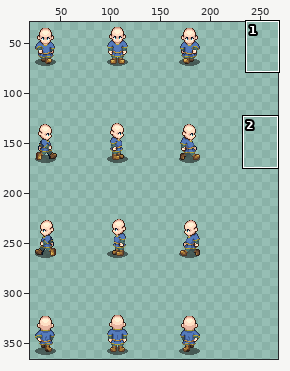
Sprite sheet, stored at Template_24x24_test_walk.png. Above, an overview of the earlier version with the close-up marked.
Close-up. Before:
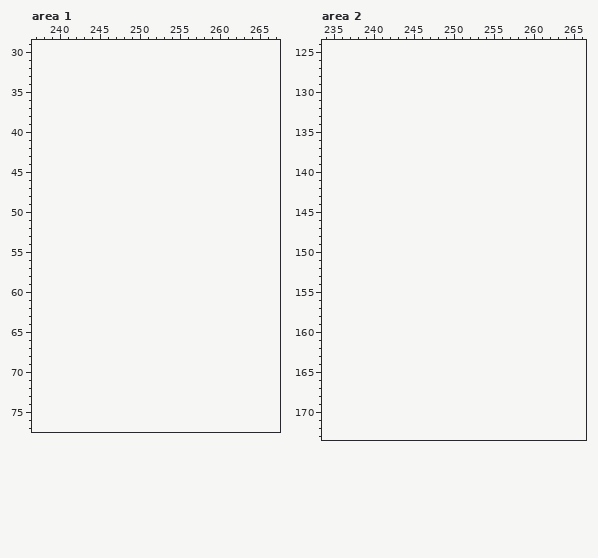
The file is 216x384 pixels. Colours within 5 levels of each other are drawn and written as one. Shown: area 1: x 237..267, y 29..77; area 2: x 234..266, y 124..173. The old version is drawn lined up with the new one, on the new canvas. The wide view leaves out empty margins. The commit also changed other parts of the picture, which this record leaves out.
Now the later version:
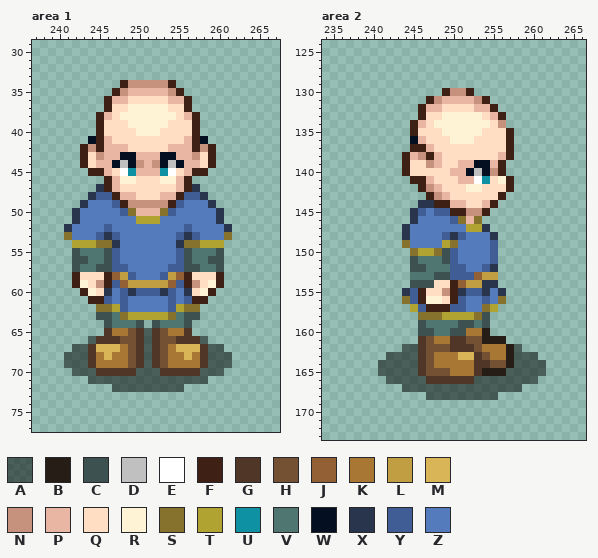
Palette (. is transparent): A #0000007f  B #261d17  C #3d5151  D #c0c0c0  E #ffffff  F #3f2014  G #4f3626  H #755133  J #935f34  K #a87734  L #c29e42  M #dab558  N #c7927d  P #e8b6a2  Q #ffdec3  R #fff3d6  S #86712d  T #b1a332  U #0e92a3  V #507672  W #040f21  X #28354d  Y #405d96  Z #547bbc
What changed:
canvas 216x384 -> 288x384
--- area 1
@@ x 237..267 @@
 33 ...............................
-34 ...............................
-35 ...............................
-36 ...............................
-37 ...............................
-38 ...............................
-39 ...............................
-40 ...............................
-41 ...............................
-42 ...............................
-43 ...............................
-44 ...............................
-45 ...............................
-46 ...............................
-47 ...............................
-48 ...............................
-49 ...............................
-50 ...............................
-51 ...............................
-52 ...............................
-53 ...............................
-54 ...............................
-55 ...............................
-56 ...............................
-57 ...............................
-58 ...............................
-59 ...............................
-60 ...............................
-61 ...............................
-62 ...............................
-63 ...............................
-64 ...............................
-65 ...............................
-66 ...............................
-67 ...............................
-68 ...............................
-69 ...............................
-70 ...............................
-71 ...............................
-72 ...............................
+34 ...........FNNNNNF.............
+35 ..........FNPPPPPNF............
+36 .........FPPQQQQQPPF...........
+37 .........FQQRRRRRQQF...........
+38 ........FPQRRRRRRRQPF..........
+39 ........FQQQRRRRRQQQF..........
+40 ........FQQQQRRRQQQQF..........
+41 .......WFPQQQQQQQQQPFW.........
+42 ......FNFPPPQQQQQPPPFNF........
+43 ......FQNPPWWPPPWWPPNQF........
+44 ......FQPPWDWNPNWDWPPQF........
+45 .......FFPQEUPPPUEQPFF.........
+46 .........FPRRQQQRRPF...........
+47 ........XFPQQQQQQQPFX..........
+48 .......XYYFPPQQQPPFYYX.........
+49 ......XZZZYFNNNNNFYZZZX........
+50 .....XZZZZZYSPPPSYZZZZZX.......
+51 .....XZZZZZZZTTTZZZZZZZX.......
+52 ....XZZZZYZZZZZZZZZYZZZZX......
+53 ....SZZZYXYZZZZZZZYXYZZZS......
+54 .....TTTSSXZZZZZZZXSSTTT.......
+55 .....CVVVCYZZZZZZZYCVVVC.......
+56 .....CCVVCYZZZZZZZYCVVCC.......
+57 .....CVVCCYYZZZZZYYCCVVC.......
+58 .....FQQQFJLYZZZYLJFQQQF.......
+59 .....FRQNFYJLLLLLJYFNQRF.......
+60 ......FRQXZYXYYYXYZXQRF........
+61 .......FFYZYZZZZZYZYFF.........
+62 ........SSTYZZZZZYTSS..........
+63 ........CCVSTTTTTSVCC..........
+64 .........CVVVC.CVVVC...........
+65 .........GKKHGAGHKKG...........
+66 .......AGGGHHGAGHHGGGA.........
+67 .....AAGMMMKHGAGHKMMMGAA.......
+68 ....AAAGKMKKHGAGHKKMKGAAA......
+69 ....AAAGKKKKHGAGHKKKKGAAA......
+70 .....AAAGGGGGAAAGGGGGAAA.......
+71 .......AAAAAAAAAAAAAAA.........
+72 ..........AAAAAAAAA............
 73 ...............................
--- area 2
@@ x 234..266 @@
 129 .................................
-130 .................................
-131 .................................
-132 .................................
-133 .................................
-134 .................................
-135 .................................
-136 .................................
-137 .................................
-138 .................................
-139 .................................
-140 .................................
-141 .................................
-142 .................................
-143 .................................
-144 .................................
-145 .................................
-146 .................................
-147 .................................
-148 .................................
-149 .................................
-150 .................................
-151 .................................
-152 .................................
-153 .................................
-154 .................................
-155 .................................
-156 .................................
-157 .................................
-158 .................................
-159 .................................
-160 .................................
-161 .................................
-162 .................................
-163 .................................
-164 .................................
-165 .................................
-166 .................................
-167 .................................
-168 .................................
+130 ...............FNNF..............
+131 .............FNPPPPNF............
+132 ............FPPQQQQPPF...........
+133 ............FQQRRRRRQPF..........
+134 ...........FPQRRRRRRRQN..........
+135 ...........FQQQRRRRRQQQF.........
+136 ...........WPQQQRRRQQQQF.........
+137 ...........FFPQQQQQQQQQF.........
+138 ..........FPNFPQQQQQQQPF.........
+139 ..........FQQNPQQPPWWPF..........
+140 ..........FQQQQQPPWDWNF..........
+141 ...........FFPQQQPPEUQRF.........
+142 ............FNPQQQRRQQQF.........
+143 .............FNPQQQQQQF..........
+144 ............XXFFPPQQPF...........
+145 ...........XYZYYFFNNF............
+146 ...........XZZZZYSPS.............
+147 ..........XZZZZZZZTTX............
+148 ..........XZZZZYXYZZZX...........
+149 ..........SZZZZTSZZZZY...........
+150 ...........STTSCYZZZZY...........
+151 ...........CVVVCYZZZZY...........
+152 ...........CCVVVYYZZYX...........
+153 ...........VVVCCYYYJLL...........
+154 ...........CCCQQFJLLXX...........
+155 ..........XYFQQNFXYYXZX..........
+156 ..........SYFRRQFYZZYZS..........
+157 ...........TYFFFYYZZST...........
+158 ............SSSTTTTSC............
+159 ............CVVVVCCVC............
+160 ............CCVVCCKKB............
+161 ............GHKKGGHHBBB..........
+162 ..........AAGHHHGGGHKKKBA........
+163 ........AAAAGHKKKMMGHKKBAAA......
+164 .......AAAAAGHKKKKKGGHHBAAAA.....
+165 .......AAAAAGHHHKKKGBBBAAAAA.....
+166 ........AAAAAGGGGGGAAAAAAAA......
+167 ..........AAAAAAAAAAAAAAA........
+168 .............AAAAAAAAA...........
 169 .................................
Pixel boxes of the changes (left, top, right, bottom) in both close-ups:
added: (64, 80, 232, 392)
added: (378, 88, 546, 400)
